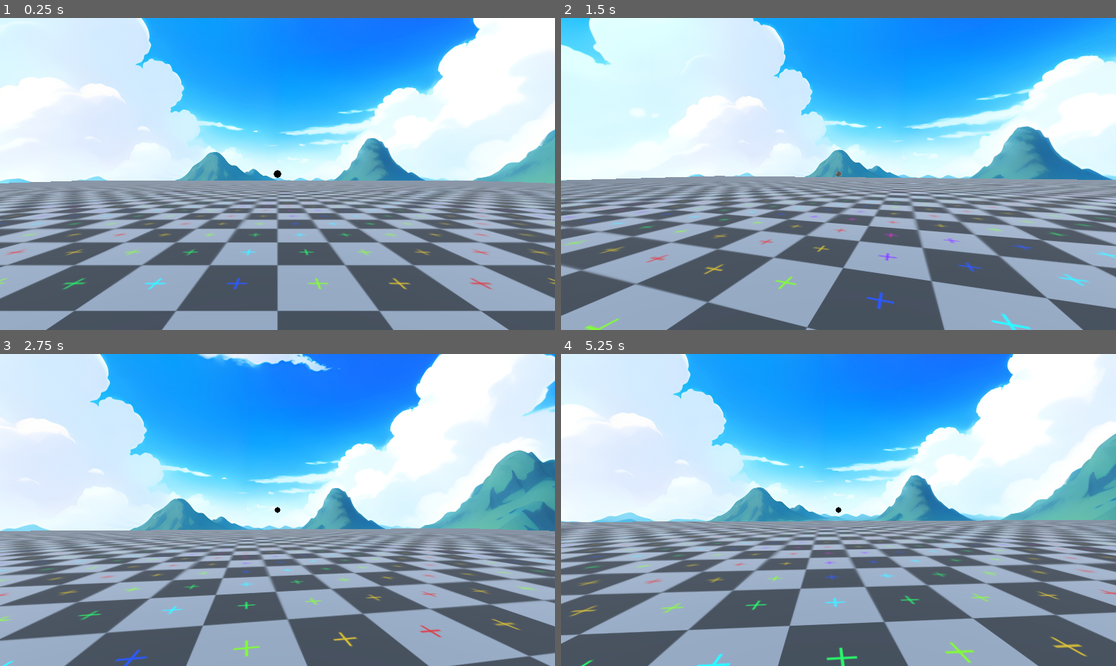
Above: before the commit, frames 1-4 (two rows, left to right).
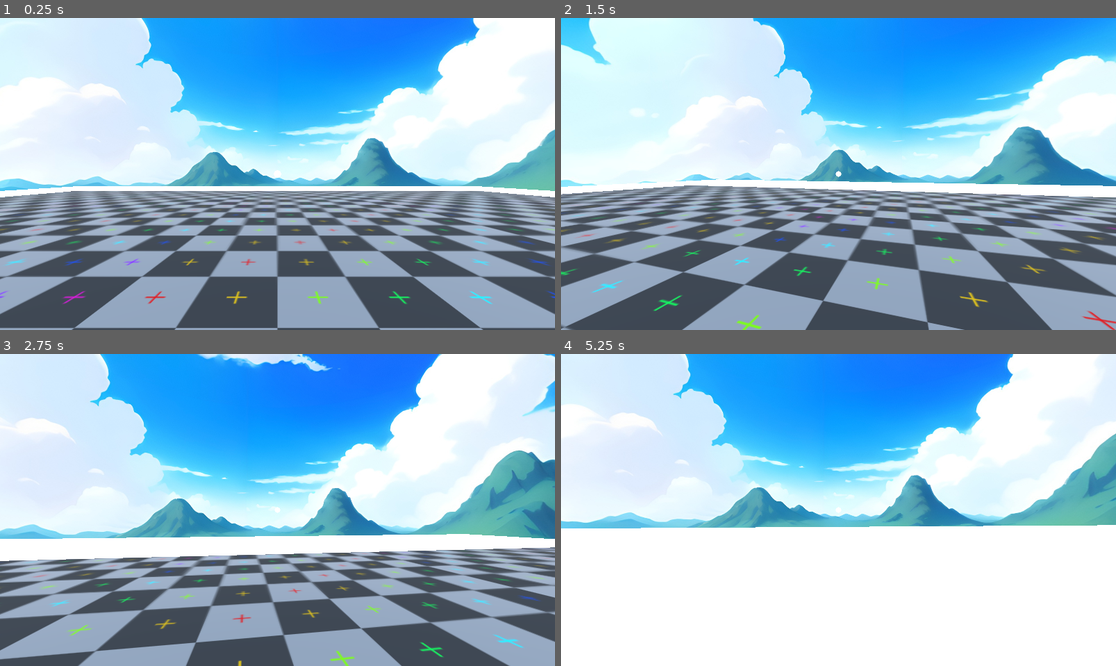
Above: after the commit, the same moments.

Repository: dairycultist/New-Hand-in-Mootown
Game: Godot game, scene res://world.tscn
The game is run twice, just before and just after one commit, with the same random seed, the same clock (stepped at 60 frames per second) and the same inputs.
Inputs (mouse positions are in pixels of both pictures, inside the frame that each line leads up to):
- Up to frame 1 (0.25 s): no input
- Up to frame 2 (1.5 s): tap Enter (ui_accept) at 0.5, 0.77 s; move the mouse to (866, 174) at 0.52 s; hold E (interact) 0.53-1.28 s; hold W (walk_up) from 0.53 s (still down); move the mouse to (810, 174) at 1.27 s; tap E (interact) at 1.35 s
- Up to frame 3 (2.75 s): keep holding W (walk_up); tap Enter (ui_accept) at 1.52 s; move the mouse to (288, 503) at 2.02 s; hold E (interact) from 2.03 s (still down)
- Up to frame 4 (5.25 s): keep holding W (walk_up); move the mouse to (832, 516) at 2.77 s; release E (interact) at 2.78 s; tap E (interact) at 2.85, 4.35 s; tap Enter (ui_accept) at 3.02, 3.77, 4.52 s; move the mouse to (877, 513) at 3.52 s; hold E (interact) 3.53-4.28 s; move the mouse to (794, 506) at 4.27 s; move the mouse to (844, 510) at 5.02 s; hold E (interact) from 5.03 s (still down)

The runs differ from the first frame. In frame 1, 28% of the frame differs, in the area x 0-100%, y 48-100%; in frame 2, 34%; in frame 3, 30%; in frame 4, 46%.

Commit message:
Add pretty water

Diff:
--- /dev/null
+++ b/water.gdshader
@@ -0,0 +1,47 @@
+shader_type spatial;
+
+render_mode unshaded;
+
+uniform float slide_speed;
+uniform float wobble_speed;
+uniform float wobble_intensity;
+uniform float texture_scale;
+uniform sampler2D water : repeat_enable;
+
+// https://godotshaders.com/shader/shield-shader-with-intersection-highlight/
+uniform sampler2D depth_texture : source_color, hint_depth_texture;
+uniform float threshold = .2;
+
+void vertex() {
+
+	VERTEX.y += sin(TIME * wobble_speed) * 0.5 + 0.5;
+}
+
+void fragment() {
+
+	vec3 color1 = texture(
+		water,
+		vec2(
+			(UV.x + sin(TIME * wobble_speed) * wobble_intensity + TIME * slide_speed) * texture_scale,
+			(UV.y + cos(TIME * wobble_speed * 0.5) * wobble_intensity) * 2.0 * texture_scale
+		)
+	).rgb;
+
+	vec3 color2 = vec3(1,1,1);
+
+	float depth = texture(depth_texture, SCREEN_UV).x;
+	//vec3 ndc = vec3(SCREEN_UV, depth) * 2.0 - 1.0;
+	vec3 ndc = vec3(SCREEN_UV * 2.0 - 1.0, depth);
+	vec4 view = INV_PROJECTION_MATRIX * vec4(ndc, 1.0);
+	view.xyz /= view.w;
+	float linear_depth = -view.z;
+
+	float object_depth = FRAGCOORD.z;
+	//vec3 object_ndc = vec3(SCREEN_UV, object_depth) * 2.0 - 1.0;
+	vec3 object_ndc = vec3(SCREEN_UV * 2.0 - 1.0, object_depth);
+	vec4 object_view = INV_PROJECTION_MATRIX * vec4(object_ndc, 1.0);
+	object_view.xyz /= object_view.w;
+	float linear_object_depth = -object_view.z;
+
+	ALBEDO = mix(color2, color1, smoothstep(0.0, 4.0, linear_depth - linear_object_depth));
+}
--- a/world.tscn
+++ b/world.tscn
@@ -1,24 +1,26 @@
-[gd_scene load_steps=15 format=3 uid="uid://ids5d4hu0cvp"]
+[gd_scene load_steps=19 format=3 uid="uid://ids5d4hu0cvp"]
 
 [ext_resource type="Texture2D" uid="uid://chkwi5hbuu0qa" path="res://grid.webp" id="1_f3sb7"]
 [ext_resource type="Script" uid="uid://cho1b2afucinu" path="res://player_controller.gd" id="1_fj7yv"]
 [ext_resource type="Script" uid="uid://chbsn7nbruab6" path="res://rigidbodies/debug_spawner.gd" id="3_tlwt5"]
 [ext_resource type="Shader" uid="uid://jssol36neqch" path="res://crosshair.gdshader" id="4_aqk2v"]
 [ext_resource type="Texture2D" uid="uid://b66rif0rccsgv" path="res://clouds_anime_6k.jpg" id="5_036b0"]
+[ext_resource type="PackedScene" uid="uid://c0tyttwg6aob5" path="res://rigidbodies/debris.tscn" id="6_gbfbk"]
+[ext_resource type="Shader" uid="uid://uoqytvx0q5e" path="res://water.gdshader" id="6_pkg7o"]
+[ext_resource type="Texture2D" uid="uid://dq6mfe75qjd17" path="res://water.jpg" id="7_gbfbk"]
 
 [sub_resource type="CapsuleShape3D" id="CapsuleShape3D_gv5m4"]
 
-[sub_resource type="StandardMaterial3D" id="StandardMaterial3D_fj7yv"]
-albedo_texture = ExtResource("1_f3sb7")
-uv1_scale = Vector3(10, 10, 10)
-
-[sub_resource type="PlaneMesh" id="PlaneMesh_gv5m4"]
-size = Vector2(100, 100)
+[sub_resource type="BoxMesh" id="BoxMesh_036b0"]
+size = Vector3(40, 40, 40)
 
 [sub_resource type="StandardMaterial3D" id="StandardMaterial3D_f3sb7"]
+albedo_texture = ExtResource("1_f3sb7")
 metallic_specular = 0.0
+uv1_scale = Vector3(13.5, 9, 3)
 
-[sub_resource type="WorldBoundaryShape3D" id="WorldBoundaryShape3D_fj7yv"]
+[sub_resource type="BoxShape3D" id="BoxShape3D_036b0"]
+size = Vector3(40, 40, 40)
 
 [sub_resource type="ShaderMaterial" id="ShaderMaterial_036b0"]
 shader = ExtResource("4_aqk2v")
@@ -33,6 +35,20 @@
 [sub_resource type="Environment" id="Environment_gbfbk"]
 background_mode = 2
 sky = SubResource("Sky_pkg7o")
+
+[sub_resource type="QuadMesh" id="QuadMesh_ioo17"]
+size = Vector2(100, 100)
+orientation = 1
+
+[sub_resource type="ShaderMaterial" id="ShaderMaterial_wse8f"]
+render_priority = 0
+shader = ExtResource("6_pkg7o")
+shader_parameter/slide_speed = 0.01
+shader_parameter/wobble_speed = 1.0
+shader_parameter/wobble_intensity = 0.015
+shader_parameter/texture_scale = 20.0
+shader_parameter/water = ExtResource("7_gbfbk")
+shader_parameter/threshold = 0.5
 
 [node name="World" type="Node3D"]
 
@@ -56,13 +72,14 @@
 [node name="Floor" type="StaticBody3D" parent="."]
 
 [node name="MeshInstance3D" type="MeshInstance3D" parent="Floor"]
-material_override = SubResource("StandardMaterial3D_fj7yv")
-mesh = SubResource("PlaneMesh_gv5m4")
+transform = Transform3D(1, 0, 0, 0, 1, 0, 0, 0, 1, 0, -20, 0)
+mesh = SubResource("BoxMesh_036b0")
 surface_material_override/0 = SubResource("StandardMaterial3D_f3sb7")
 
 [node name="CollisionShape3D" type="CollisionShape3D" parent="Floor"]
+transform = Transform3D(1, 0, 0, 0, 1, 0, 0, 0, 1, 0, -20, 0)
 visible = false
-shape = SubResource("WorldBoundaryShape3D_fj7yv")
+shape = SubResource("BoxShape3D_036b0")
 
 [node name="Sun" type="DirectionalLight3D" parent="."]
 transform = Transform3D(1, 0, 0, 0, 0.707107, 0.707107, 0, -0.707107, 0.707107, 0, 0, 0)
@@ -99,3 +116,12 @@
 
 [node name="WorldEnvironment" type="WorldEnvironment" parent="."]
 environment = SubResource("Environment_gbfbk")
+
+[node name="Debris" parent="." instance=ExtResource("6_gbfbk")]
+transform = Transform3D(1, 0, 0, 0, 1, 0, 0, 0, 1, 25.2018, -1.42701, 0)
+gravity_scale = 0.0
+
+[node name="Water" type="MeshInstance3D" parent="."]
+transform = Transform3D(1, 0, 0, 0, 1, 0, 0, 0, 1, 0, -2, 0)
+mesh = SubResource("QuadMesh_ioo17")
+surface_material_override/0 = SubResource("ShaderMaterial_wse8f")
Not shown, added: water.gdshader.uid
Binary file added: water.jpg
Not shown, added: water.jpg.import
